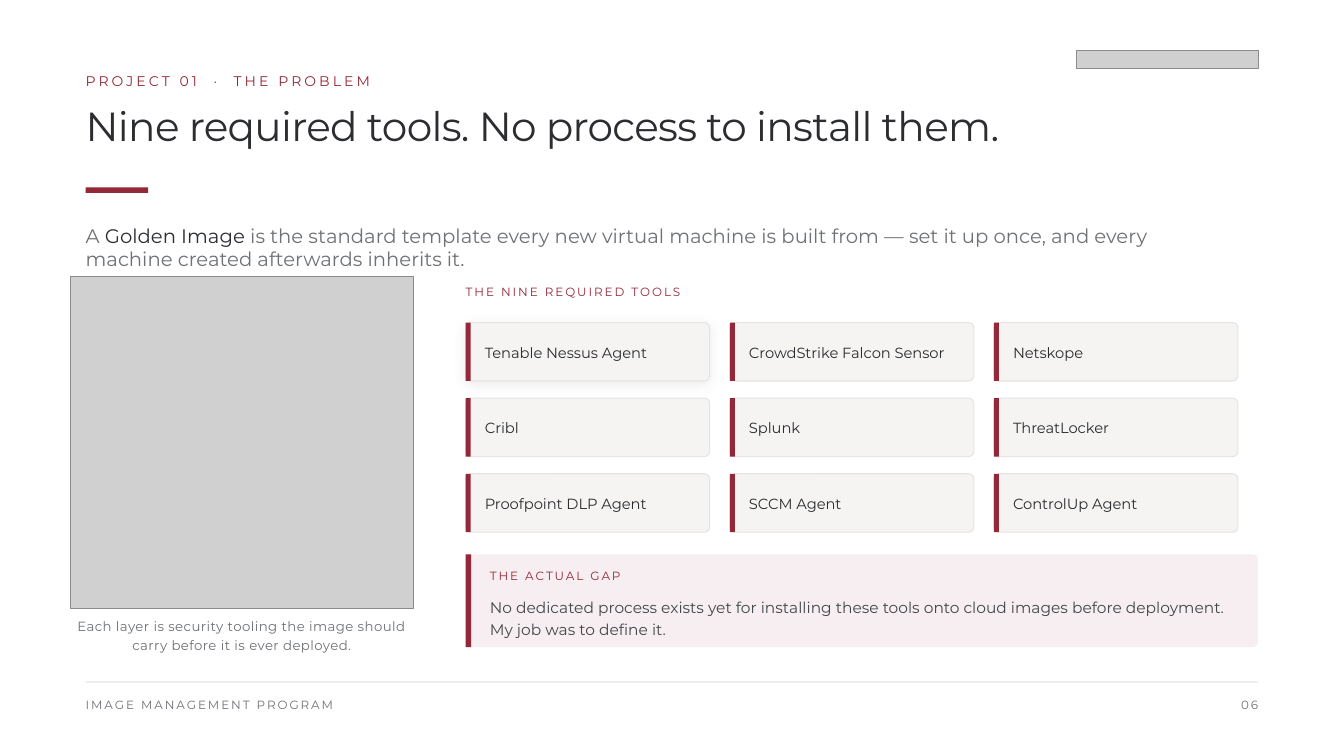
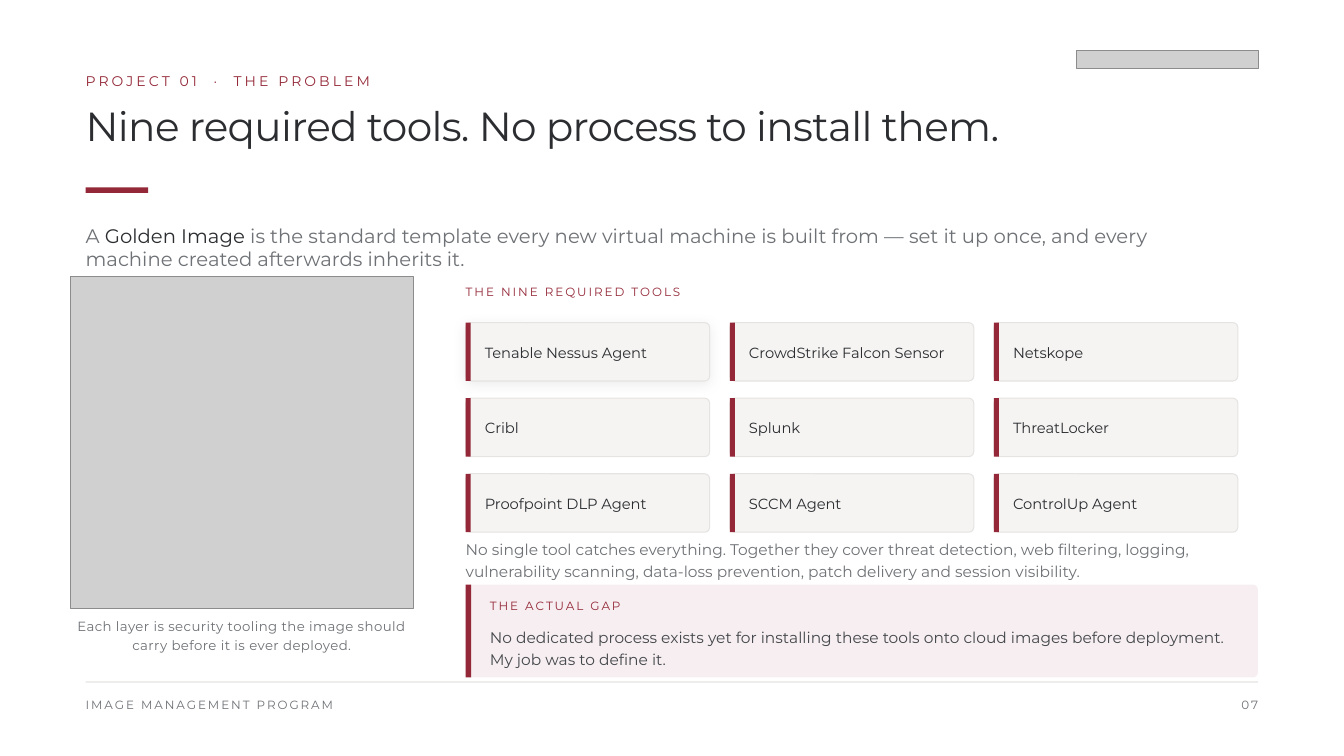
Before and after one commit to Jairmald/ai, a slide deck: slide 7 of out/Internship_Exit_Presentation_Stewart.pptx (slide 6 before the commit). Drawn at 1344x756 pixels with LibreOffice and Linux fonts; fonts in the diff are those of the drawing; grey boxes stand for pictures. Boxes give left, top, right and bottom in pixels: in the first picture for what was removed or moved away, otherwise in the second. Text is boxed around its words. In the diff, an @@ line names an element or a change of style, - is before the commit and + after.

```diff
--- a/out/Internship_Exit_Presentation_Stewart.pptx
+++ b/out/Internship_Exit_Presentation_Stewart.pptx
@@ text added at box(466, 543, 1188, 580), 11 pt, text #6E7175 @@
+No single tool catches everything. Together they cover threat detection, web filtering, logging, vulnerability scanning, data-loss prevention, patch delivery and session visibility.
@@ 2 texts, 1 rounded rectangle, 1 rectangle: place and size @@
-2 texts, 1 rounded rectangle, 1 rectangle at box(466, 555, 1258, 647)
+2 texts, 1 rounded rectangle, 1 rectangle at box(466, 585, 1258, 678)
@@ text at box(1241, 700, 1258, 709): text changed @@
-06
+07
```
Also in this commit, not shown: 20 other slides changed, 1 slide added, 9 other files.
